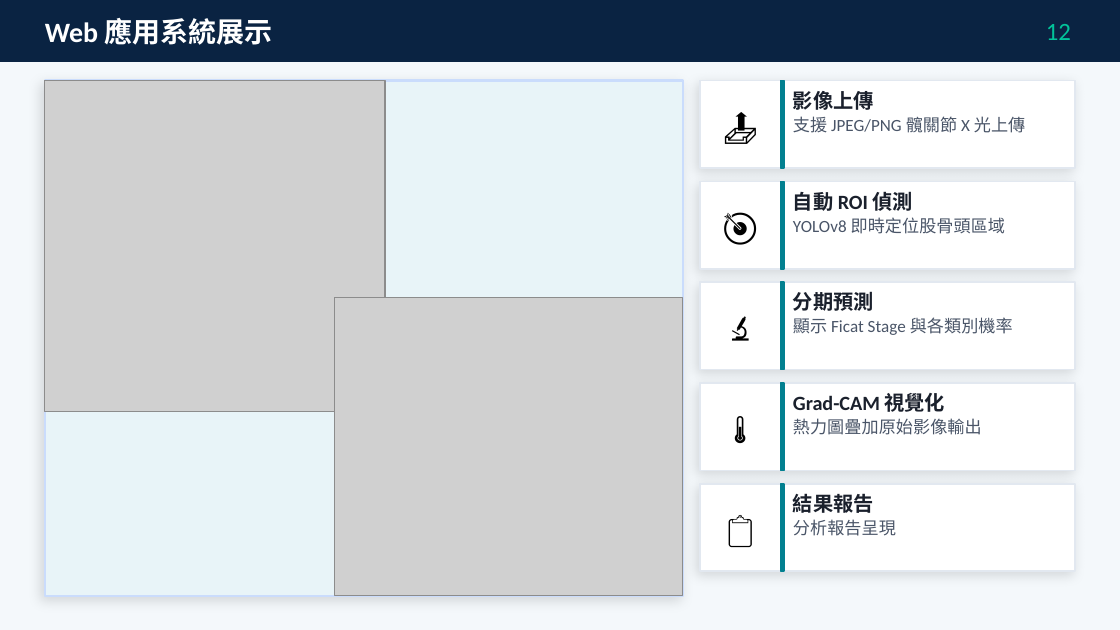
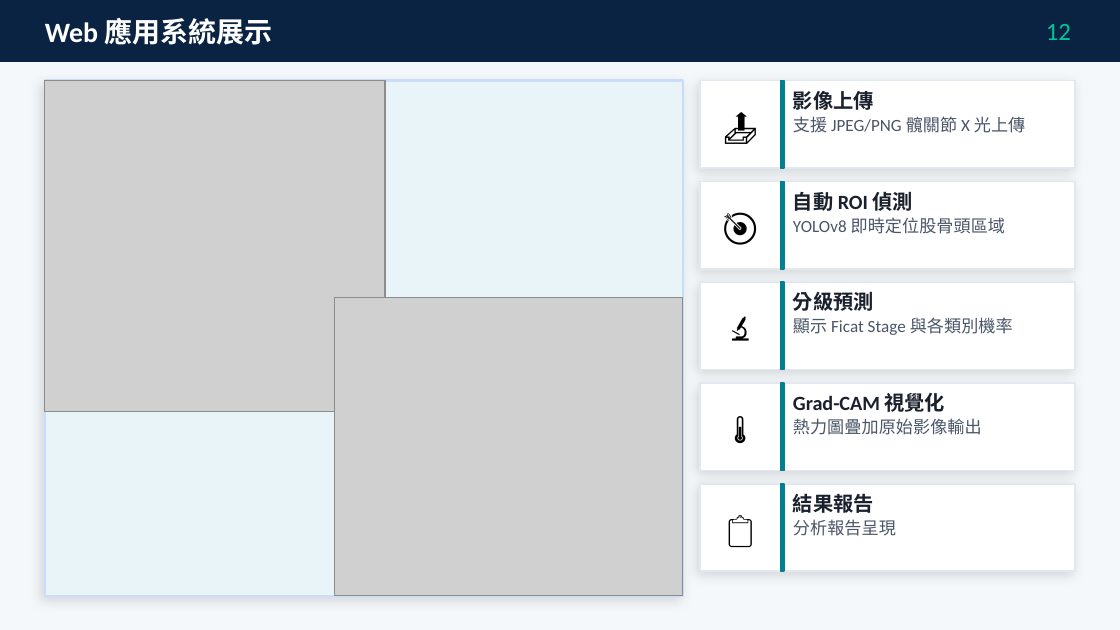
Before and after one commit to ericadgjl-huang/Renai-Hospital-DL-Project, a slide deck: slide 13 of Renai-Hospital_PresentationV4_final.pptx. Drawn at 1120x630 pixels with LibreOffice and Linux fonts; fonts in the diff are those of the drawing; grey boxes stand for pictures. Boxes give left, top, right and bottom in pixels: in the first picture for what was removed or moved away, otherwise in the second. Text is boxed around its words. In the diff, an @@ line names an element or a change of style, - is before the commit and + after.

```diff
--- a/Renai-Hospital_PresentationV4_final.pptx
+++ b/Renai-Hospital_PresentationV4_final.pptx
@@ text at (793, 291, 874, 311): text changed @@
-分期預測
+分級預測
```
Also in this commit, not shown: 12 other slides changed.
